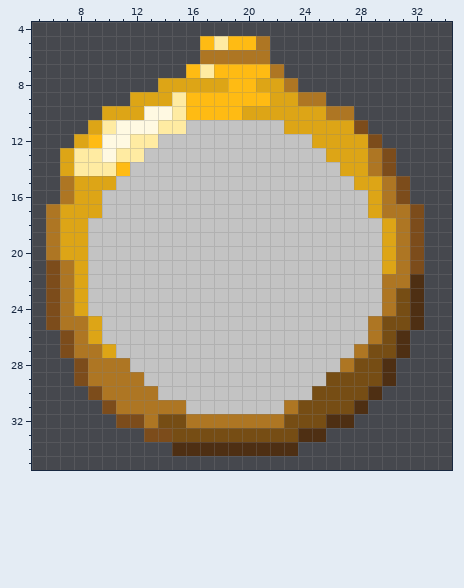
A pixel-art sprite gets an edit: Assets/Resources/Sprites/timeStopWatch.png. This is how it looked before the edit.
The file is 40x40 pixels. Colours within 5 levels of each other are drawn and written as one. Shown: x 5..34, y 4..35.
After:
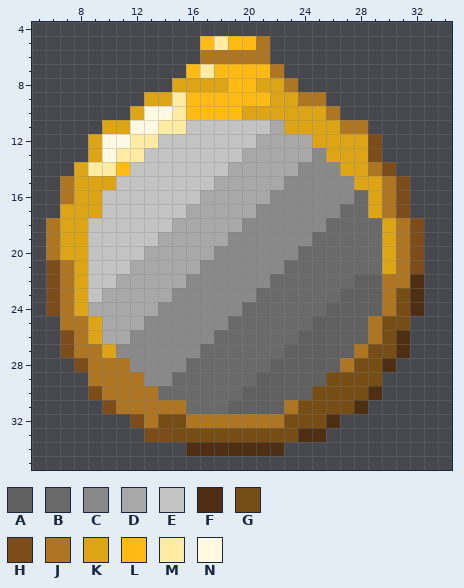
Palette (. is transparent): A #606060  B #6a6a6a  C #898989  D #a8a8a8  E #c3c3c3  F #4e2f13  G #764d14  H #7c4c1b  J #ae7623  K #dda516  L #ffbb13  M #ffeba2  N #fff9e2
What changed:
Colour E gives way to colour A in row 22 at x 28 to 29; in row 23 at x 27 to 29; in row 24 at x 26 to 29; in row 25 at x 25 to 28; in row 26 at x 24 to 28; in row 27 at x 23 to 27.
Colour E gives way to colour A in row 28 at x 22 to 26; in row 29 at x 21 to 25; in row 30 at x 20 to 24; in row 31 at x 19 to 22.
Colour E gives way to colour B in row 16 at x 28; in row 17 at x 27 to 28; in row 18 at x 26 to 29; in row 19 at x 25 to 29; in row 20 at x 24 to 29; in row 21 at x 23 to 29.
Colour E gives way to colour B in row 22 at x 22 to 27; in row 23 at x 21 to 26; in row 24 at x 20 to 25; in row 25 at x 19 to 24; in row 26 at x 18 to 23; in row 27 at x 17 to 22.
Colour E gives way to colour B in row 28 at x 16 to 21; in row 29 at x 15 to 20; in row 30 at x 14 to 19; in row 31 at x 16 to 18.
Colour E gives way to colour C in row 13 at x 25; in row 14 at x 24 to 26; in row 15 at x 23 to 27; in row 16 at x 22 to 27; in row 17 at x 21 to 26; in row 18 at x 20 to 25.
Colour E gives way to colour C in row 19 at x 19 to 24; in row 20 at x 18 to 23; in row 21 at x 17 to 22; in row 22 at x 16 to 21; in row 23 at x 15 to 20; in row 24 at x 14 to 19.
Colour E gives way to colour C in row 25 at x 13 to 18; in row 26 at x 12 to 17; in row 27 at x 11 to 16; in row 28 at x 12 to 15; in row 29 at x 13 to 14.
Colour E gives way to colour D in row 11 at x 22; in row 12 at x 21 to 24; in row 13 at x 20 to 24; in row 14 at x 19 to 23; in row 15 at x 18 to 22; in row 16 at x 17 to 21.
Colour E gives way to colour D in row 17 at x 16 to 20; in row 18 at x 15 to 19; in row 19 at x 14 to 18; in row 20 at x 13 to 17; in row 21 at x 12 to 16; in row 22 at x 11 to 15.
Colour E gives way to colour D in row 23 at x 10 to 14; in row 24 at x 9 to 13; in row 25 at x 10 to 12; in row 26 at x 10 to 11.
Colour J gives way to colour H in row 13 at x 29; in row 17 at x 31.
Colour H gives way to colour J in row 11 at x 28.
Colour K gives way to colour J in row 11 at x 27.
Colour L gives way to colour K in row 12 at x 9.
Colour M gives way to colour K in row 11 at x 10; in row 13 at x 9; in row 14 at x 8.
Colour N gives way to colour K in row 11 at x 11.
The edit erases colour F in row 25 at x 32; in row 29 at x 30; in row 32 at x 27; in row 34 at x 15 and 23.
The edit erases colour H in row 13 at x 30; in row 17 at x 32; in row 25 at x 6; in row 29 at x 8; in row 32 at x 11.
The edit erases colour J in row 10 at x 27; in row 17 at x 6.
The edit erases colour K in row 8 at x 14; in row 9 at x 12; in row 10 at x 10 to 11; in row 11 at x 9; in row 12 at x 8; in rows 13 to 14 at x 7.
The edit erases colour M in row 13 at x 8.
Changed places in both pictures, as pixel boxes (x1, y1, x2, y2):
changed: (46, 78, 424, 456)
